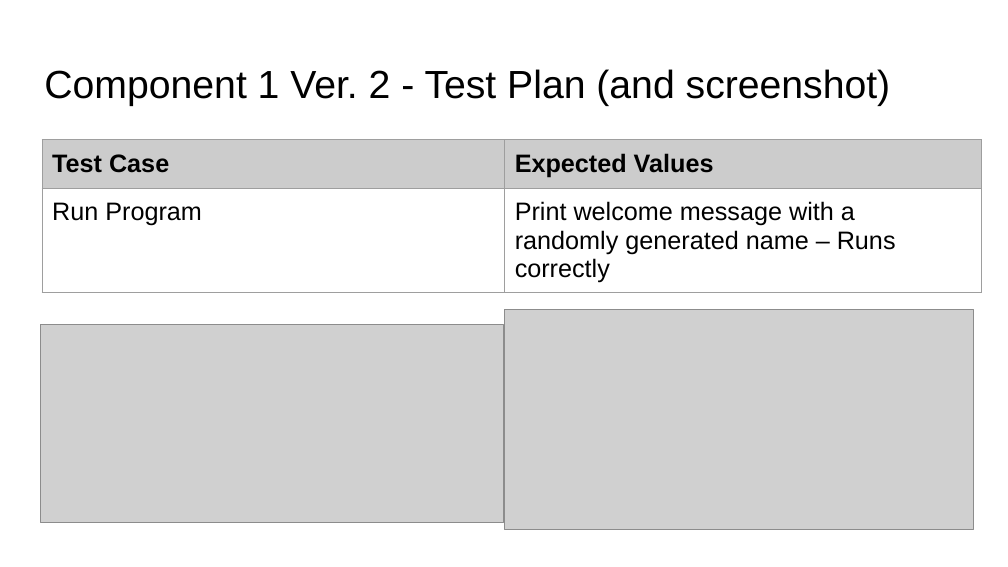
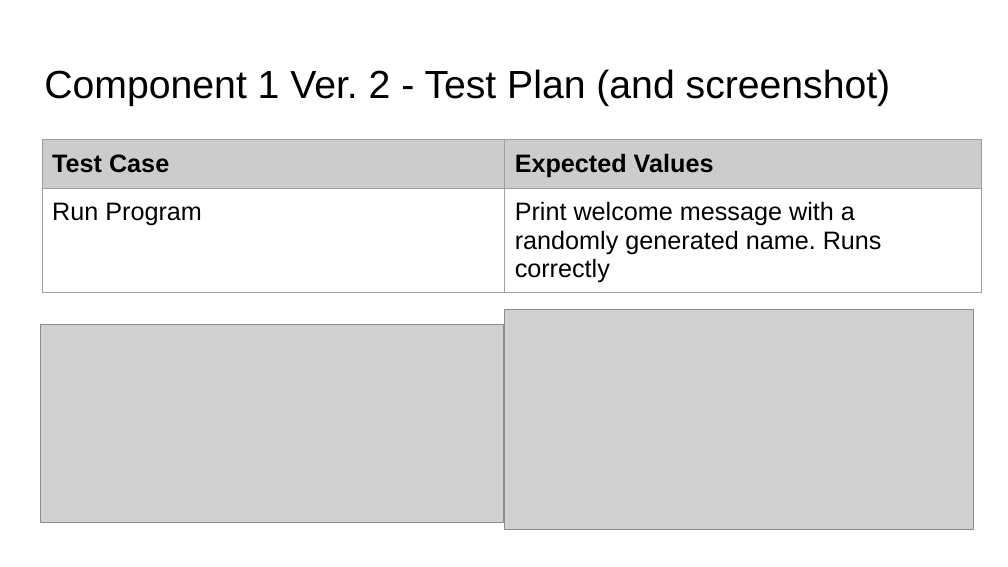
Before and after one commit to sinedotwav-e/pizzabot, a slide deck: slide 10 of pizzapowerpoint.pptx. Drawn at 1008x567 pixels with LibreOffice and Linux fonts; fonts in the diff are those of the drawing; grey boxes stand for pictures. Boxes give left, top, right and bottom in pixels: in the first picture for what was removed or moved away, otherwise in the second. Text is boxed around its words. In the diff, an @@ line names an element or a change of style, - is before the commit and + after.

```diff
--- a/pizzapowerpoint.pptx
+++ b/pizzapowerpoint.pptx
@@ table at box(42, 140, 982, 301) @@
-row 2, column 2: Print welcome message with a randomly generated name – Runs correctly
+row 2, column 2: Print welcome message with a randomly generated name. Runs correctly
```
Also in this commit, not shown: 5 other slides changed, 8 slides added, 15 other files.
